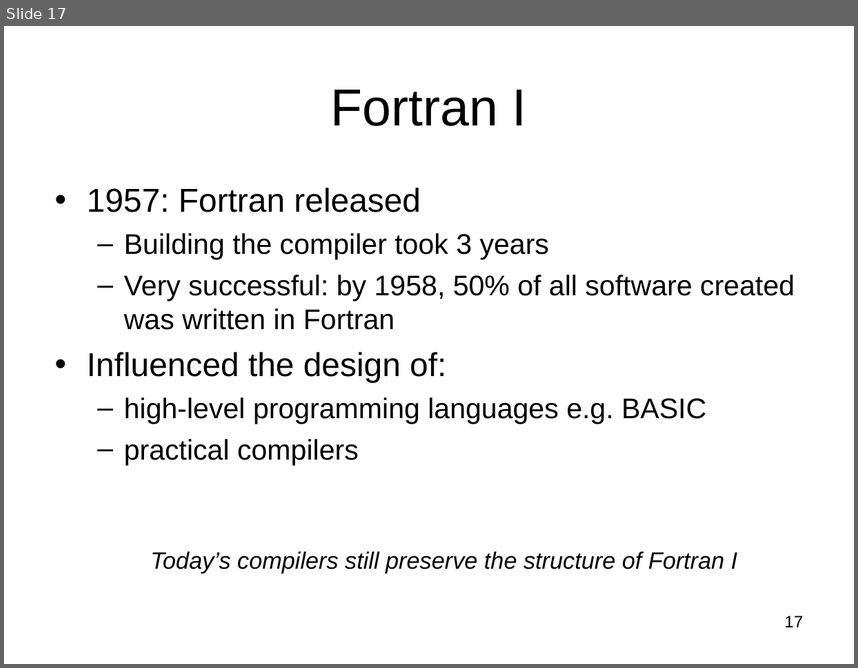
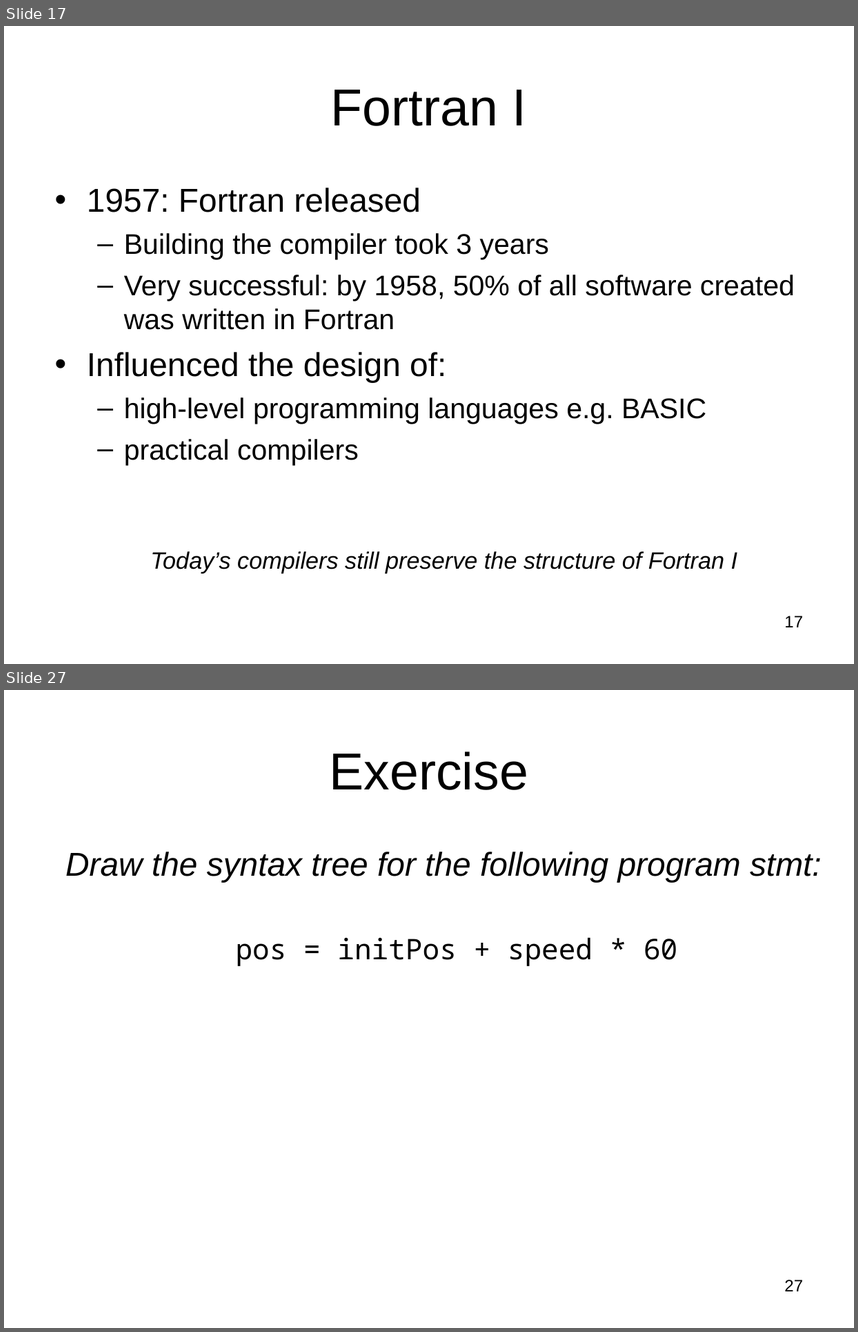
Before and after one commit to Hegden/hegden.github.io, a slide deck: cs406/slides/week1.ppt. Shown one above the other, each under a label of ours: slide 17 before the commit, slides 17 and 27 after it; the slides between them are not shown. The pictures are 858x668 and 858x1332 pixels, drawn with LibreOffice and Linux fonts; fonts in the diff are those of the drawing. Boxes give left, top, right and bottom in pixels: in the first picture for what was removed or moved away, otherwise in the second. Text is boxed around its words. In the diff, an @@ line names an element or a change of style, - is before the commit and + after.

```diff
--- a/cs406/slides/week1.ppt
+++ b/cs406/slides/week1.ppt
@@ slide 27 added at [4, 690, 854, 1328], background #FFFFFF @@
@@ title added at [330, 751, 529, 790], 44 pt, text #000000 @@
+Exercise
@@ text added at [65, 851, 822, 966], 28 pt, text #000000, italic @@
+Draw the syntax tree for the following program stmt:
+pos = initPos + speed * 60
@@ page number added at [784, 1279, 803, 1291], 14 pt, text #000000 @@
+27
```
Also in this commit, not shown: 1 slide changed, 25 other slides added.
